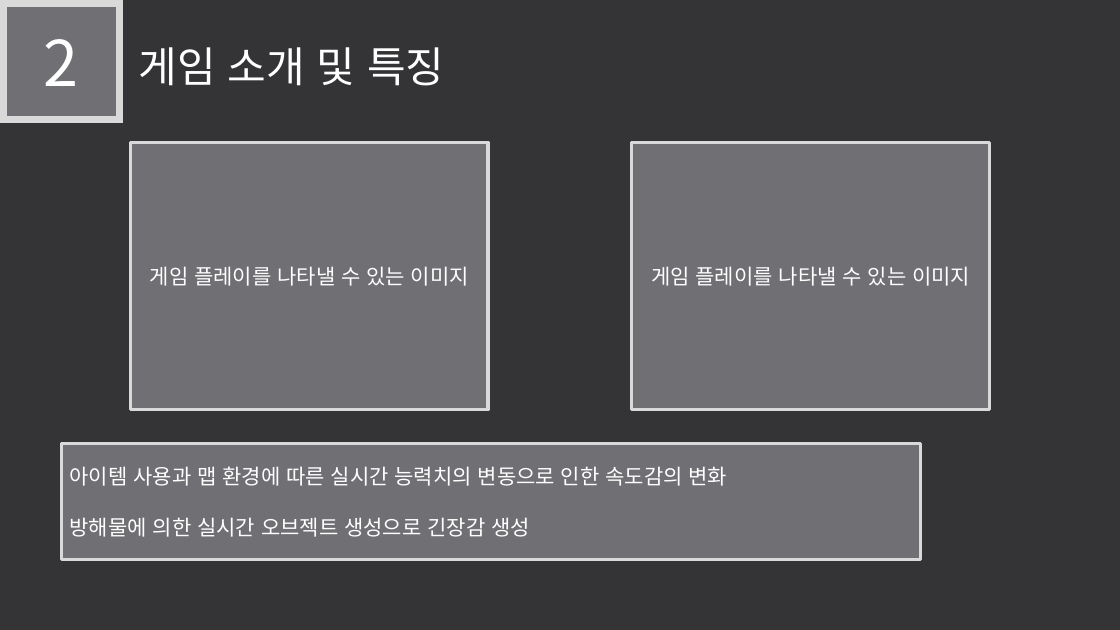
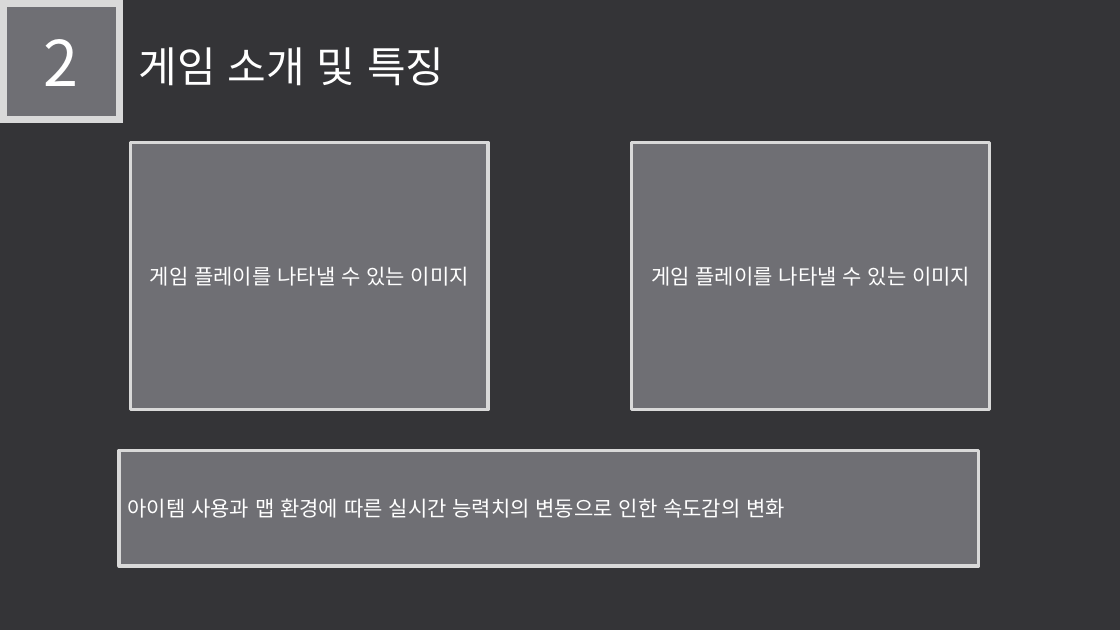
Before and after one commit to LEGO0937/Our_Project, a slide deck: slide 7 of 기획단계/졸작 제안서_α.pptx. Drawn at 1120x630 pixels with LibreOffice and Linux fonts; fonts in the diff are those of the drawing. Boxes give left, top, right and bottom in pixels: in the first picture for what was removed or moved away, otherwise in the second. Text is boxed around its words. In the diff, an @@ line names an element or a change of style, - is before the commit and + after.

```diff
--- a/기획단계/졸작 제안서_α.pptx
+++ b/기획단계/졸작 제안서_α.pptx
@@ rectangle "아이템 사용과 맵 환경에 따른 ...": place and size @@
-rectangle "아이템 사용과 맵 환경에 따른 ..." at bbox=[61, 444, 921, 560]
+rectangle "아이템 사용과 맵 환경에 따른 ..." at bbox=[119, 450, 979, 566]
@@ text in rectangle at bbox=[70, 517, 530, 537]: paragraph removed @@
-방해물에 의한 실시간 오브젝트 생성으로 긴장감 생성
```
Also in this commit, not shown: 11 other slides changed, 1 slide added, 1 slide removed.
